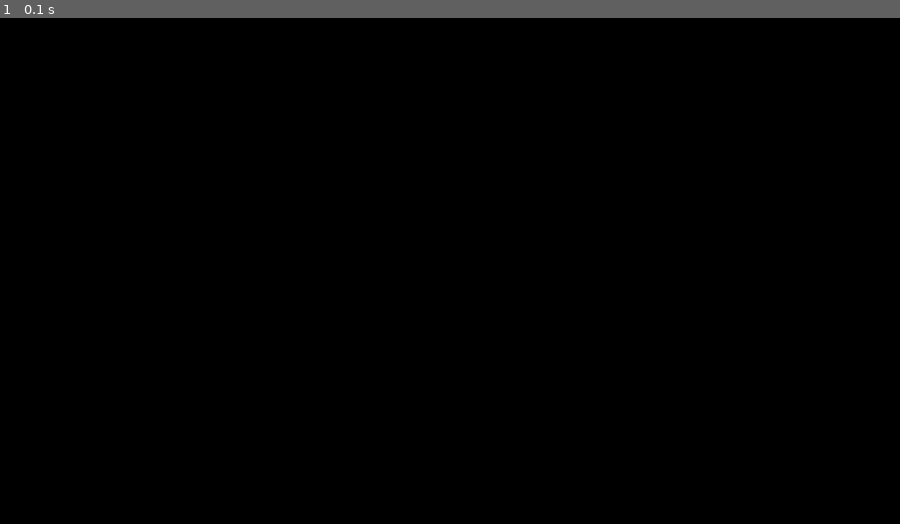
Above: before the commit, frame 1.
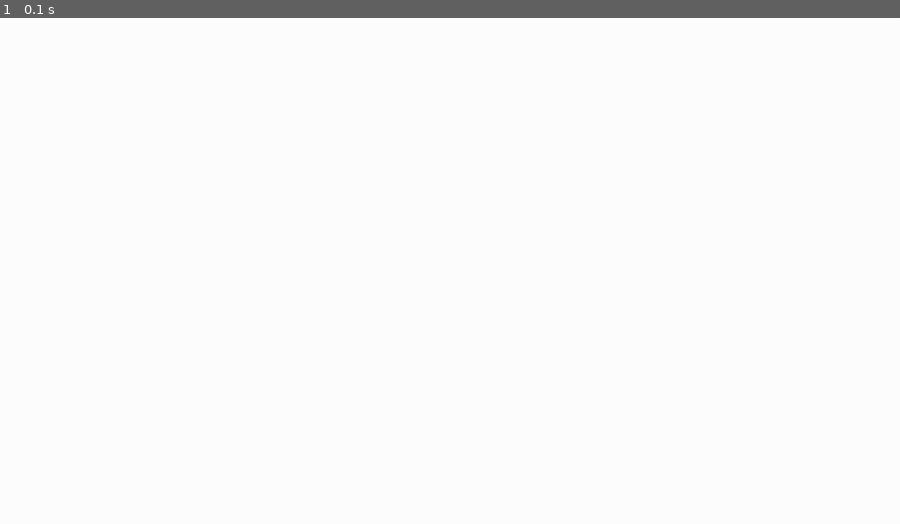
Above: after the commit, the same moment.

Repository: NateHarris123/pygame_paint
Game: pygame game, started from main.py
The game is run twice, just before and just after one commit, with the same random seed, the same clock (stepped at 60 frames per second) and the same inputs.
Inputs:
- Up to frame 1 (0.1 s): no input

The runs differ from the first frame. In frame 1, 100% of the frame differs, in the area x 0-100%, y 0-100%.

Commit message:
color works

Diff:
--- a/main.py
+++ b/main.py
@@ -12,8 +12,8 @@
     running = True
     is_painting = False
     dt = 0 #delta time, change in time
-    screen.fill((0,0,0))
-    x = (255,255,255) #permanent
+    screen.fill((255,255,255))
+    x = (0,0,0) #permanent
     while(running): #while running is true
         mouse_pos = pygame.mouse.get_pos() #returns a tuple for the x,y of mouse
 
@@ -23,13 +23,12 @@
                 running = False #checking if you closed the game
             if event.type == pygame.MOUSEBUTTONDOWN:
                 is_painting = not is_painting #changes value of is_painting (false) to (true)
-            keys = pygame.key.get_pressed()
-            print("key pressed")
-            for key in keys:
-                if key >= pygame.K_1 and event.type <= pygame.K_5: #event.type and pygame are integers
-                    x = dic[event.type] #dic = integer
-                    print("color change")
-
+            if event.type == pygame.KEYDOWN:
+                keys = pygame.key.get_pressed()
+                print("key pressed")
+                for i in range(pygame.K_1,pygame.K_5):
+                    if keys[i] == True:
+                        x = dic[i]
         if is_painting: #if true
             pygame.draw.rect(screen,x,(mouse_pos[0],mouse_pos[1],2,2), 0) #built in function
             #function above takes (surface, color of surface, rectangle to surface (what its draw,
